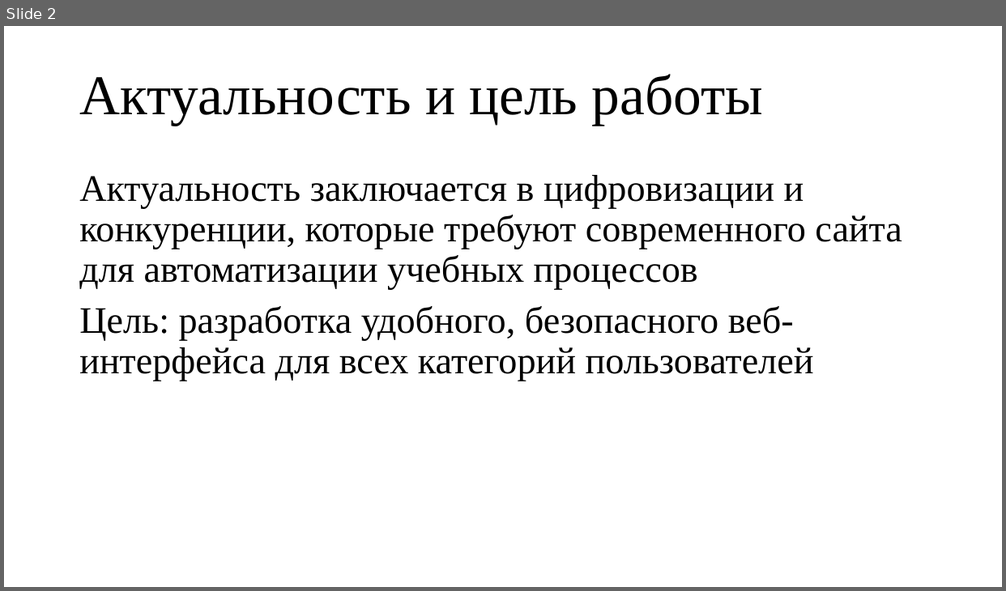
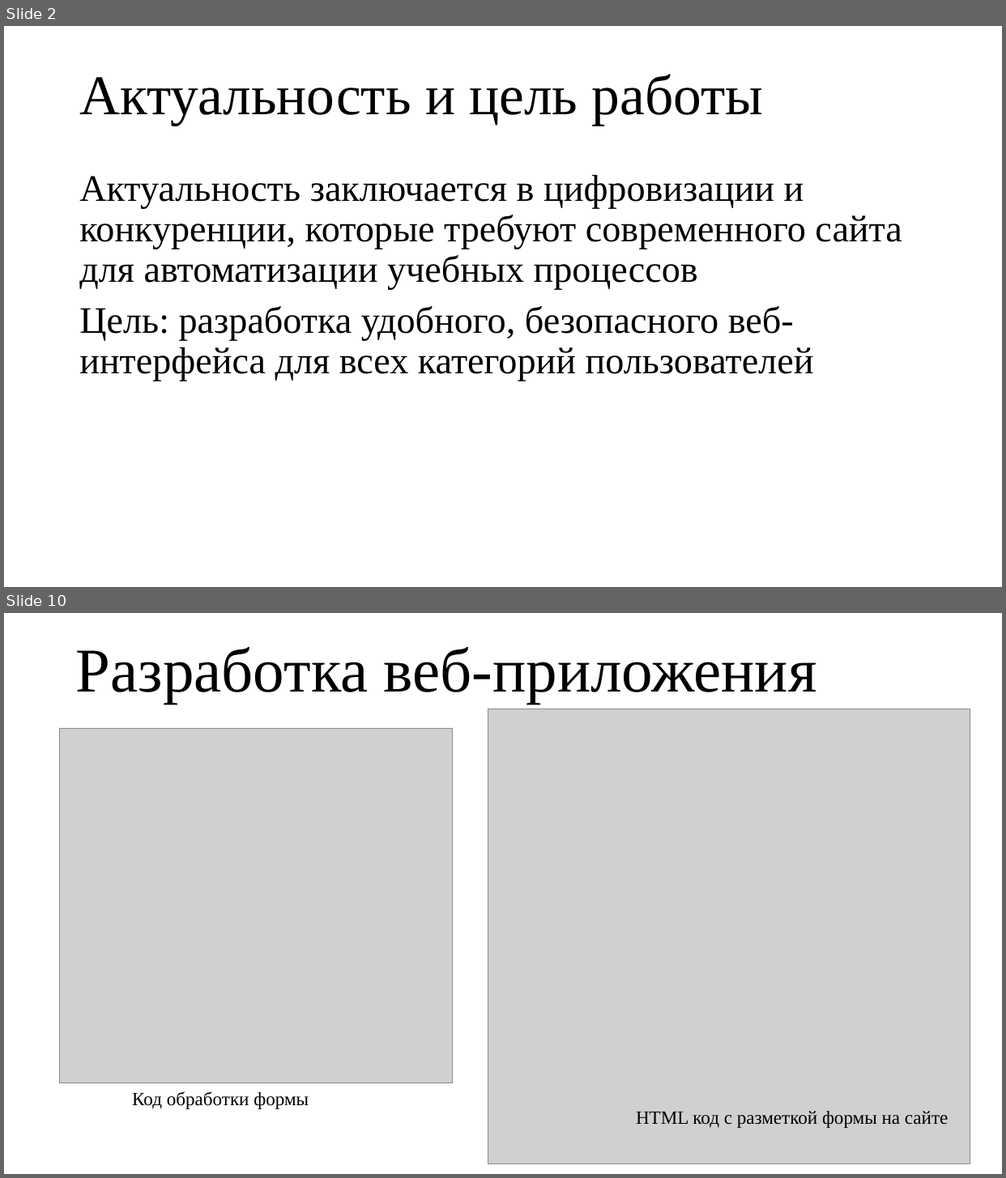
Before and after one commit to chinazes532/ITSchoolWeb, a slide deck: Презентация.pptx. Shown one above the other, each under a label of ours: slide 2 before the commit, slides 2 and 10 after it; the slides between them are not shown. The pictures are 1006x591 and 1006x1178 pixels, drawn with LibreOffice and Linux fonts; fonts in the diff are those of the drawing; grey boxes stand for pictures. Boxes give left, top, right and bottom in pixels: in the first picture for what was removed or moved away, otherwise in the second. Text is boxed around its words. In the diff, an @@ line names an element or a change of style, - is before the commit and + after.

```diff
--- a/Презентация.pptx
+++ b/Презентация.pptx
@@ slide 10 added at (4, 613, 1002, 1174), background #FFFFFF @@
@@ title added at (76, 647, 817, 704), 60 pt, text #000000 @@
+Разработка веб-приложения
@@ picture added at (488, 709, 970, 1164) @@
@@ picture added at (59, 728, 453, 1083) @@
@@ text added at (72, 989, 933, 1112), 10 pt, text #FFFFFF @@
+.
@@ text added at (132, 1092, 309, 1110), 18 pt, text #000000 @@
+Код обработки формы
@@ text added at (636, 1111, 948, 1128), 18 pt, text #000000 @@
+HTML код с разметкой формы на сайте
```
Also in this commit, not shown: 1 slide changed, 9 other slides added.
